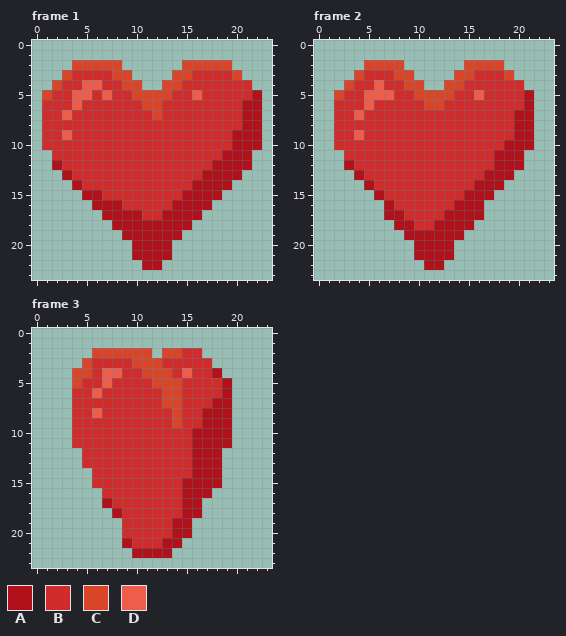
One commit to this pixel-art file: godot/godot_4/2023/witch_call_updated/assets/graphics/hearts.aseprite. Above, as it was before the edit.
24x24 pixels, 3 frames. Shown: frame 1, frame 2, frame 3.
Palette (. is transparent): A #b0111a  B #d22b2b  C #d94529  D #ee5c4a
Pixels before, frame 1, first column x 1:
 2 ...CCCCC......CCCCC...
 3 ..CBBBBCC....CCBBBBC..
 4 .CBBDDBBCC..CCBBBBBBB.
 5 CBBDDBDBBCCCCBBDBBBBBA
 6 BBBDBBBBBBCCBBBBBBBBAA
 7 BBDBBBBBBBBCBBBBBBBBAA
 8 BBBBBBBBBBBBBBBBBBBBAA
 9 BBDBBBBBBBBBBBBBBBBAAA
10 BBBBBBBBBBBBBBBBBBBAAA
11 .BBBBBBBBBBBBBBBBBAAA.
12 .ABBBBBBBBBBBBBBBAAAA.
13 ..ABBBBBBBBBBBBBAAAA..
14 ...ABBBBBBBBBBBAAAA...
15 ....AABBBBBBBBAAAA....
16 .....AAABBBBBAAAA.....
17 ......AAAABBAAAA......
18 .......AAAAAAAA.......
19 ........AAAAAA........
20 .........AAAA.........
21 .........AAAA.........
22 ..........AA..........
Pixels before, frame 2, first column x 2:
 2 ...CCCC......CCCC...
 3 ..CBBBCC....CCBBBC..
 4 .CBBDBBCC..CCBBBBBB.
 5 CBBDDDBBCCCCBBDBBBBA
 6 BBBDBBBBBCCBBBBBBBBA
 7 BBDBBBBBBBBBBBBBBBAA
 8 BBBBBBBBBBBBBBBBBBAA
 9 BBDBBBBBBBBBBBBBBBAA
10 BBBBBBBBBBBBBBBBBAAA
11 .BBBBBBBBBBBBBBBAAA.
12 .ABBBBBBBBBBBBBBAAA.
13 ..ABBBBBBBBBBBBAAA..
14 ...ABBBBBBBBBBAAA...
15 ....ABBBBBBBBAAA....
16 .....ABBBBBBAAA.....
17 .....AABBBBAAAA.....
18 ......AABBAAAA......
19 .......AAAAAA.......
20 ........AAAA........
21 ........AAAA........
22 .........AA.........
Pixels before, frame 3, first column x 4:
 2 ..CCCCCC.CCBB...
 3 .CBBBBCCCBBBBB..
 4 CCBDDBBCCCBDBBA.
 5 CBBDBBBBCCCBBBBA
 6 BBDBBBBBBCCBBBBA
 7 BBBBBBBBBCCBBBAA
 8 BBDBBBBBBBCBBAAA
 9 BBBBBBBBBBCBBAAA
10 BBBBBBBBBBBBAAAA
11 BBBBBBBBBBBBAAAA
12 .BBBBBBBBBBBAAA.
13 .BBBBBBBBBBBAAA.
14 ..BBBBBBBBBBAAA.
15 ..BBBBBBBBBAAAA.
16 ...BBBBBBBBAAA..
17 ...ABBBBBBBAA...
18 ....ABBBBBBAA...
19 .....BBBBBAA....
20 .....BBBBBAA....
21 .....ABBBAA.....
22 ......AAAA......
Once edited:
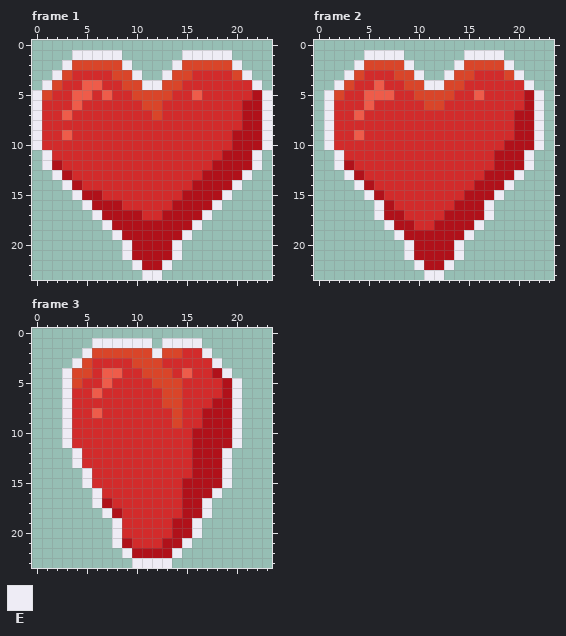
Colours new in this view: E #eeecf5
Edits made:
Frame 1:
Colour E is added in row 1 at x 4 to 8 and 15 to 19; in row 2 at x 3, 9, 14 and 20; in row 3 at x 2, 10, 13 and 21; in row 4 at x 1, 11 to 12 and 22; in rows 5 to 10 at x 0 and 23; in rows 11 to 12 at x 1 and 22.
Colour E is added in row 13 at x 2 and 21; in row 14 at x 3 and 20; in row 15 at x 4 and 19; in row 16 at x 5 and 18; in row 17 at x 6 and 17; in row 18 at x 7 and 16.
Colour E is added in row 19 at x 8 and 15; in rows 20 to 21 at x 9 and 14; in row 22 at x 10 and 13; in row 23 at x 11 to 12.
Frame 2:
Colour E is added in row 1 at x 5 to 8 and 15 to 18; in row 2 at x 4, 9, 14 and 19; in row 3 at x 3, 10, 13 and 20; in row 4 at x 2, 11 to 12 and 21; in rows 5 to 10 at x 1 and 22; in rows 11 to 12 at x 2 and 21.
Colour E is added in row 13 at x 3 and 20; in row 14 at x 4 and 19; in row 15 at x 5 and 18; in rows 16 to 17 at x 6 and 17; in row 18 at x 7 and 16; in row 19 at x 8 and 15.
Colour E is added in rows 20 to 21 at x 9 and 14; in row 22 at x 10 and 13; in row 23 at x 11 to 12.
Frame 3:
Colour E is added in row 1 at x 6 to 11 and 13 to 16; in row 2 at x 5, 12 and 17; in row 3 at x 4 and 18; in row 4 at x 3 and 19; in rows 5 to 11 at x 3 and 20; in rows 12 to 13 at x 4 and 19.
Colour E is added in rows 14 to 15 at x 5 and 19; in row 16 at x 6 and 18; in row 17 at x 6 and 17; in row 18 at x 7 and 17; in rows 19 to 20 at x 8 and 16; in row 21 at x 8 and 15.
Colour E is added in row 22 at x 9 and 14; in row 23 at x 10 to 13.
